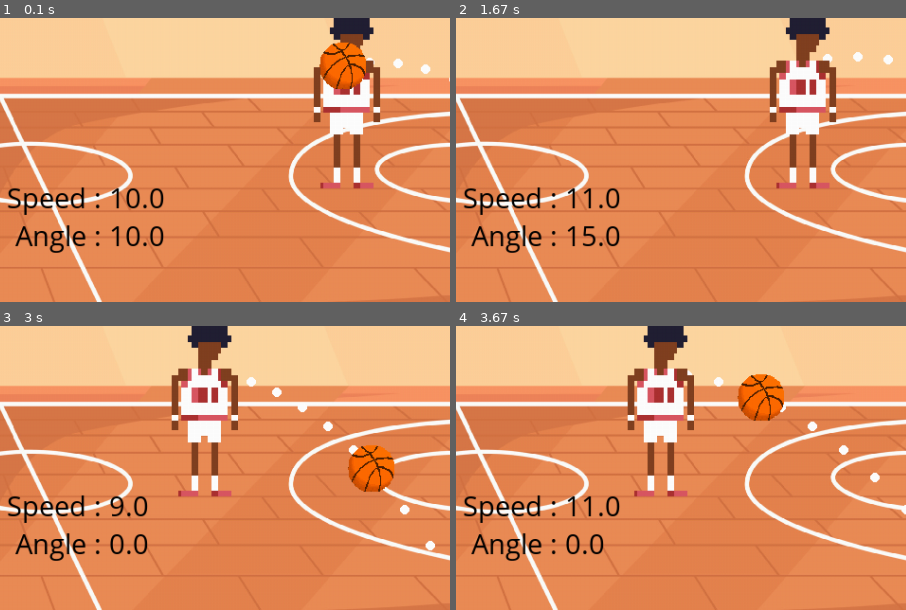
Above: before the commit, frames 1-4 (two rows, left to right).
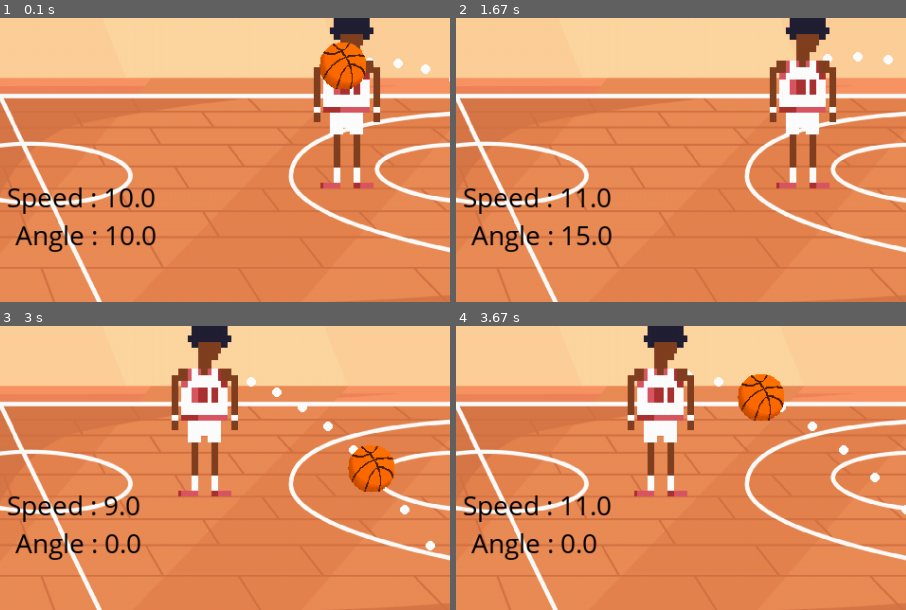
Above: after the commit, the same moments.

Repository: PaulGournay/pygame_basketball
Game: pygame game, started from main.py
Two runs of this game, one before a commit and one after it. Both use one fixed random seed, a clock stepped at 60 frames per second and the inputs below.
Inputs:
- Up to frame 1 (0.1 s): no input
- Up to frame 2 (1.67 s): hold Right 0.33-0.8 s; hold Up 0.83-1.13 s; tap Space at 0.9, 1.23, 1.53 s; hold Right 1.17-1.63 s
- Up to frame 3 (3 s): hold Left 1.67-2.2 s; tap Space at 1.73, 2.03, 2.63, 2.93 s; hold Left 2.57-2.97 s
- Up to frame 4 (3.67 s): hold Right from 3.4 s (still down); tap Space at 3.47 s
The pictures show only the part of the screen within x 4-54%, y 50-100%; the shares and areas given below are measured in that part.

The runs differ from the first frame. In frame 1, 2.3% of the frame differs, in the area x 1-37%, y 59-83%; in frame 2, 2.2%; in frame 3, 2.1%; in frame 4, 2.1%.

Commit message:
seperate variables and main

Diff:
--- a/variables.py
+++ b/variables.py
@@ -53,7 +53,7 @@
 color = 'black'
 pygame.font.init()
 score = 0
-my_font = pygame.font.SysFont('Comic Sans MS', 31)
+my_font = pygame.font.SysFont('Comic Sans MS', 30)
 my_font_1 = pygame.font.SysFont('Comic Sans MS', 50)
 text1 = my_font.render("Angle : {}".format(angle), True,color)
 text2 = my_font.render("Speed : {}".format(speed), True,color)
